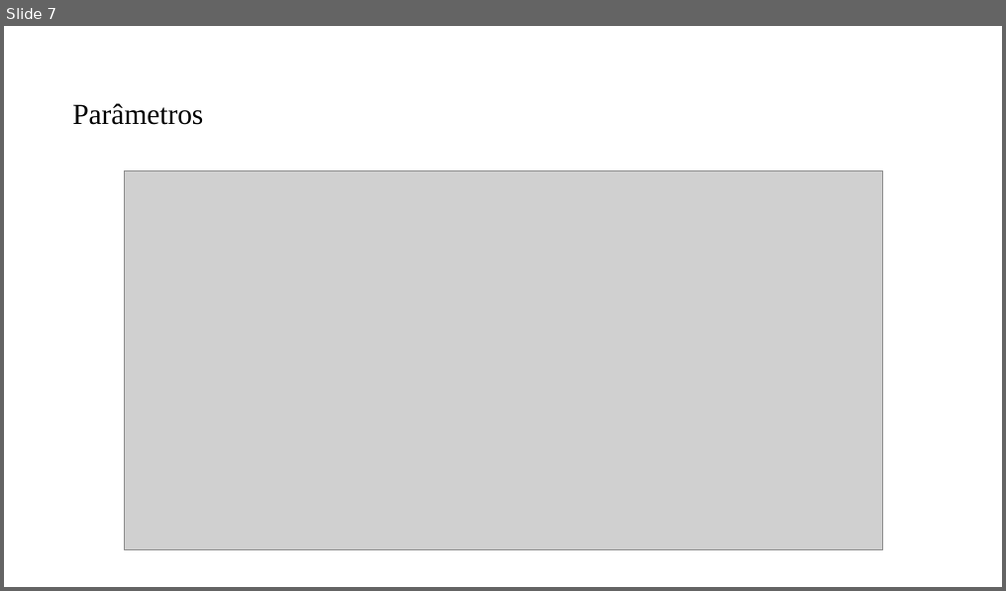
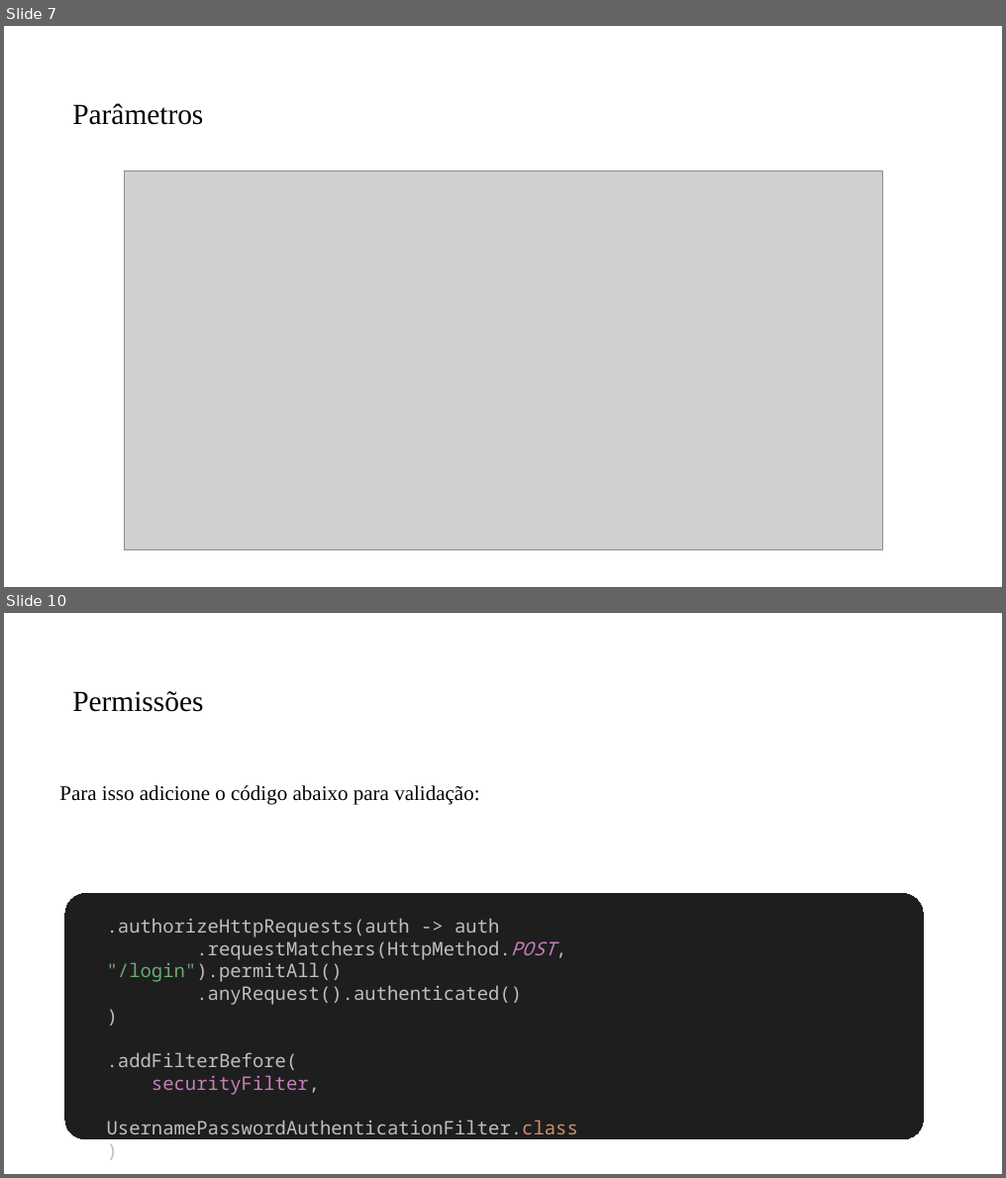
Before and after one commit to PedroMiho/UMC, a slide deck: engenharia-software/software-corporativo/boas-praticas/aula-08-controle-acesso/spring-security.pptx. Shown one above the other, each under a label of ours: slide 7 before the commit, slides 7 and 10 after it; the slides between them are not shown. The pictures are 1006x591 and 1006x1178 pixels, drawn with LibreOffice and Linux fonts; fonts in the diff are those of the drawing; grey boxes stand for pictures; background and template pictures are left out. Boxes give left, top, right and bottom in pixels: in the first picture for what was removed or moved away, otherwise in the second. Text is boxed around its words. In the diff, an @@ line names an element or a change of style, - is before the commit and + after.

```diff
--- a/engenharia-software/software-corporativo/boas-praticas/aula-08-controle-acesso/spring-security.pptx
+++ b/engenharia-software/software-corporativo/boas-praticas/aula-08-controle-acesso/spring-security.pptx
@@ slide 10 added at [4,613,1002,1174], background #FFFFFF @@
@@ title added at [72,691,203,712], 28 pt, text #000000 @@
+Permissões
@@ text added at [59,785,479,805], 20 pt, text #000000 @@
+Para isso adicione o código abaixo para validação:
@@ rounded rectangle added at [65,894,924,1140], fill #1E1E1E, outline #1E1E1E 0.75 pt @@
@@ text added at [107,918,578,1141], 18 pt, text #BCBEC4 @@
+.authorizeHttpRequests(auth -> auth
+.requestMatchers(HttpMethod.POST, "/login").permitAll()
+.anyRequest().authenticated()
+)
+.addFilterBefore(
+securityFilter,
+UsernamePasswordAuthenticationFilter.class
+)
```
Also in this commit, not shown: 1 slide changed, 1 other slide added, 2 slides removed, 32 other files.
